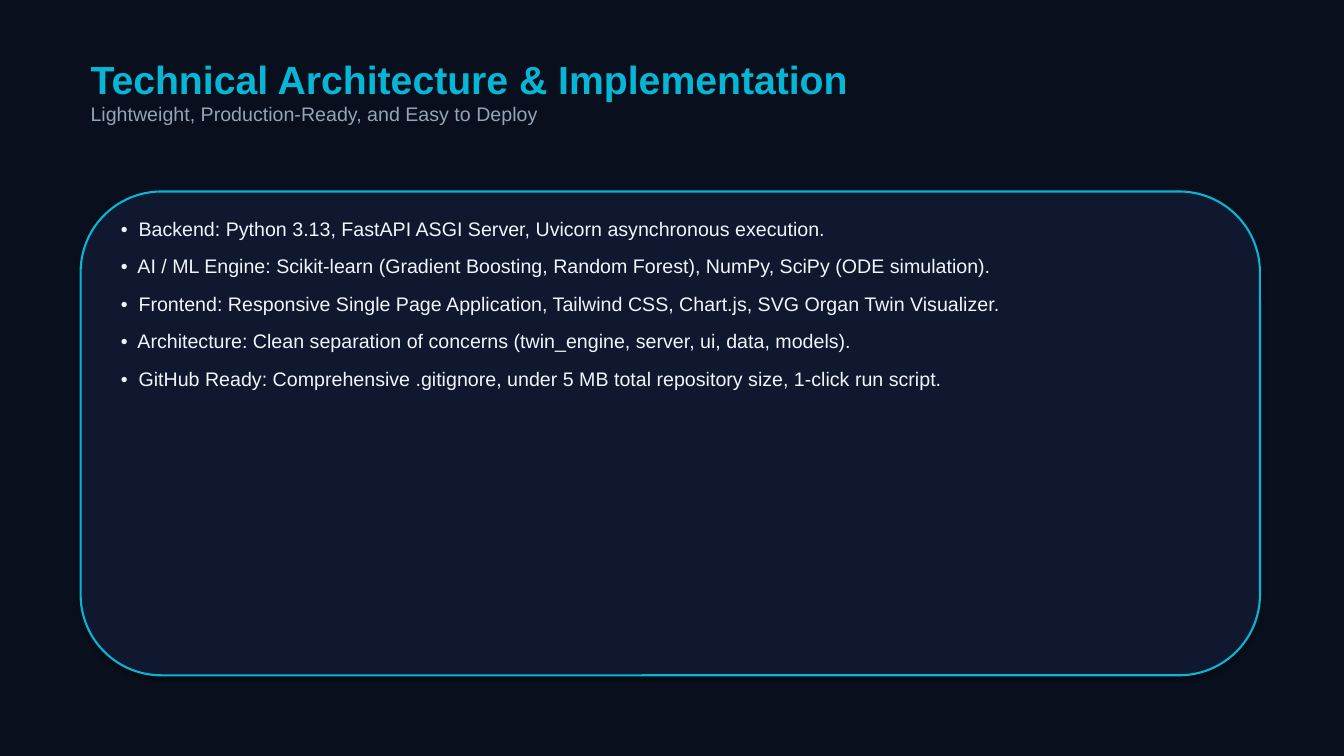
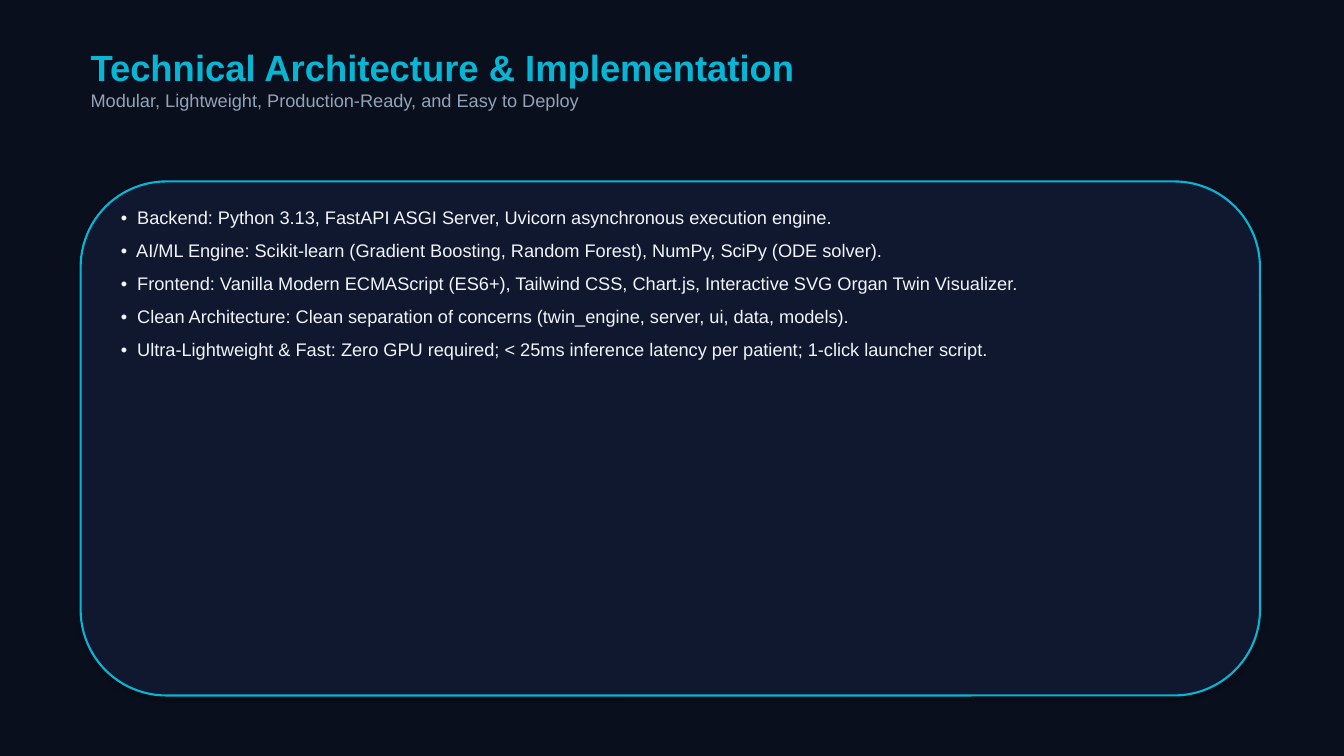
Before and after one commit to Rohit7824567/Twin_challenge, a slide deck: slide 9 of docs/PRANA_TWIN_Summit_Presentation.pptx. Drawn at 1344x756 pixels with LibreOffice and Linux fonts; fonts in the diff are those of the drawing. Boxes give left, top, right and bottom in pixels: in the first picture for what was removed or moved away, otherwise in the second. Text is boxed around its words. In the diff, an @@ line names an element or a change of style, - is before the commit and + after.

```diff
--- a/docs/PRANA_TWIN_Summit_Presentation.pptx
+++ b/docs/PRANA_TWIN_Summit_Presentation.pptx
@@ text "Technical Architecture & Implementation": place and size @@
-text "Technical Architecture & Implementation" at box(91, 65, 847, 125)
+text "Technical Architecture & Implementation" at box(91, 54, 794, 111)
@@ text at box(91, 54, 794, 89): size 28 to 26 pt in "Technical Architecture & Implementation" @@
@@ text at box(91, 94, 579, 111): text changed; size 14 to 13 pt @@
-Lightweight, Production-Ready, and Easy to Deploy
+Modular, Lightweight, Production-Ready, and Easy to Deploy
@@ rounded rectangle: place and size @@
-rounded rectangle at box(81, 192, 1260, 676)
+rounded rectangle at box(81, 181, 1260, 696)
@@ text at box(136, 210, 1017, 360): text changed; size 14 to 13 pt @@
-• Backend: Python 3.13, FastAPI ASGI Server, Uvicorn asynchronous execution.
-• AI / ML Engine: Scikit-learn (Gradient Boosting, Random Forest), NumPy, SciPy (ODE simulation).
-• Frontend: Responsive Single Page Application, Tailwind CSS, Chart.js, SVG Organ Twin Visualizer.
-• Architecture: Clean separation of concerns (twin_engine, server, ui, data, models).
-• GitHub Ready: Comprehensive .gitignore, under 5 MB total repository size, 1-click run script.
+• Backend: Python 3.13, FastAPI ASGI Server, Uvicorn asynchronous execution engine.
+• AI/ML Engine: Scikit-learn (Gradient Boosting, Random Forest), NumPy, SciPy (ODE solver).
+• Frontend: Vanilla Modern ECMAScript (ES6+), Tailwind CSS, Chart.js, Interactive SVG Organ Twin Visualizer.
+• Clean Architecture: Clean separation of concerns (twin_engine, server, ui, data, models).
+• Ultra-Lightweight & Fast: Zero GPU required; < 25ms inference latency per patient; 1-click launcher script.
```
Also in this commit, not shown: 4 other slides changed, 13 slides added, 5 slides removed, 7 other files.
